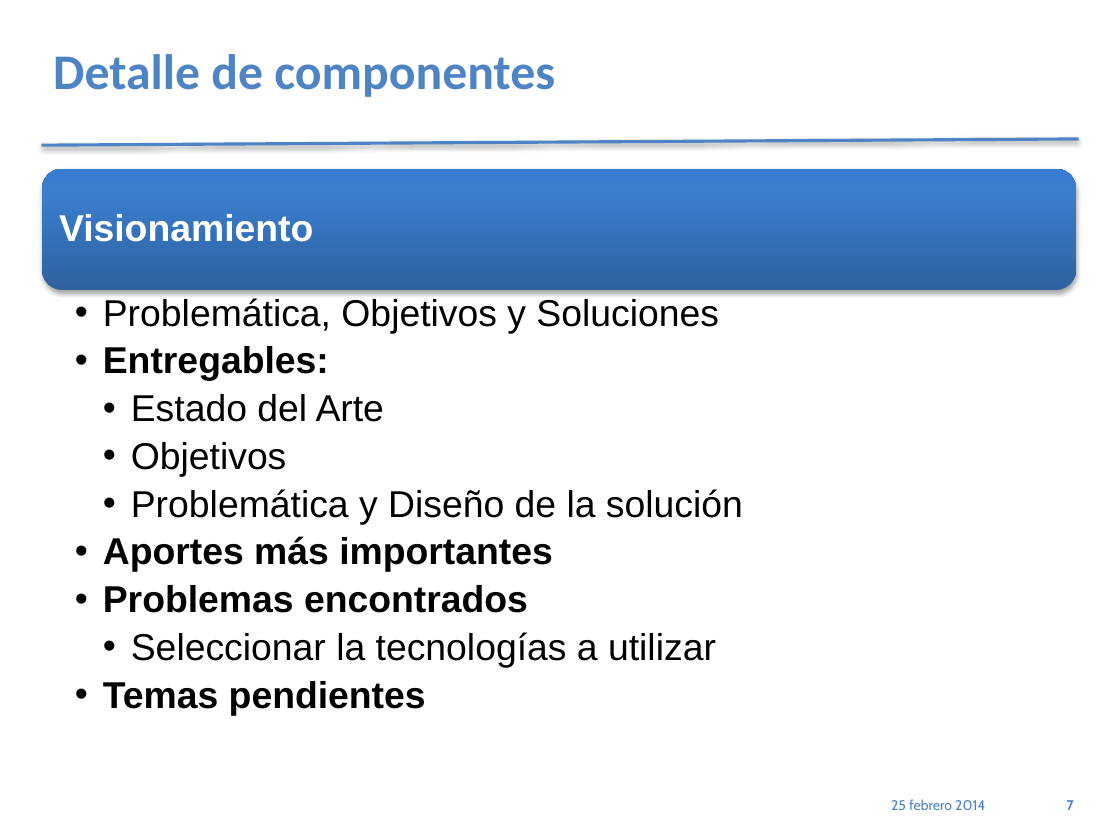
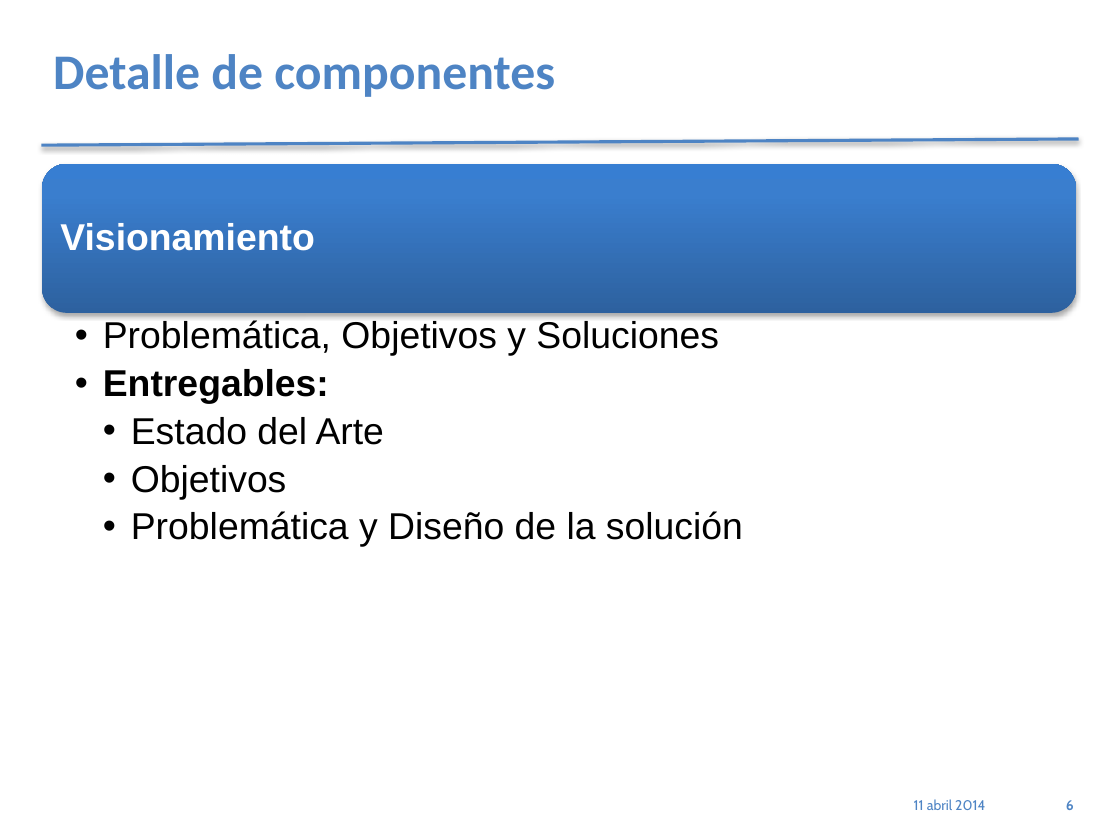
Before and after one commit to jholoc/proyectoScrapy, a slide deck: slide 6 of PresetnacionPracticum_4.1.pptx (slide 7 before the commit). Drawn at 1120x840 pixels with LibreOffice and Linux fonts; fonts in the diff are those of the drawing. Boxes give left, top, right and bottom in pixels: in the first picture for what was removed or moved away, otherwise in the second. Text is boxed around its words. In the diff, an @@ line names an element or a change of style, - is before the commit and + after.

```diff
--- a/PresetnacionPracticum_4.1.pptx
+++ b/PresetnacionPracticum_4.1.pptx
@@ rounded rectangle: place and size @@
-rounded rectangle at [43,169,1076,291]
+rounded rectangle at [43,164,1076,312]
@@ text "Visionamiento": place and size @@
-text "Visionamiento" at [59,214,313,242]
+text "Visionamiento" at [60,223,314,251]
@@ text "Problemática, Objetivos y Soluciones": place and size @@
-text "Problemática, Objetivos y Soluciones" at [103,298,743,715]
+text "Problemática, Objetivos y Soluciones" at [103,320,743,547]
@@ text at [103,536,716,715]: paragraphs removed @@
-  •• Aportes más importantes
-  •• Problemas encontrados
-    •• Seleccionar la tecnologías a utilizar
-  •• Temas pendientes
@@ text at [914,799,985,810]: text changed @@
-25 febrero 2014
+11 abril 2014
@@ page number at [1066,800,1074,810]: text changed @@
-7
+6
```
Also in this commit, not shown: 8 other slides changed, 5 slides added, 2 slides removed, 21 other files.
